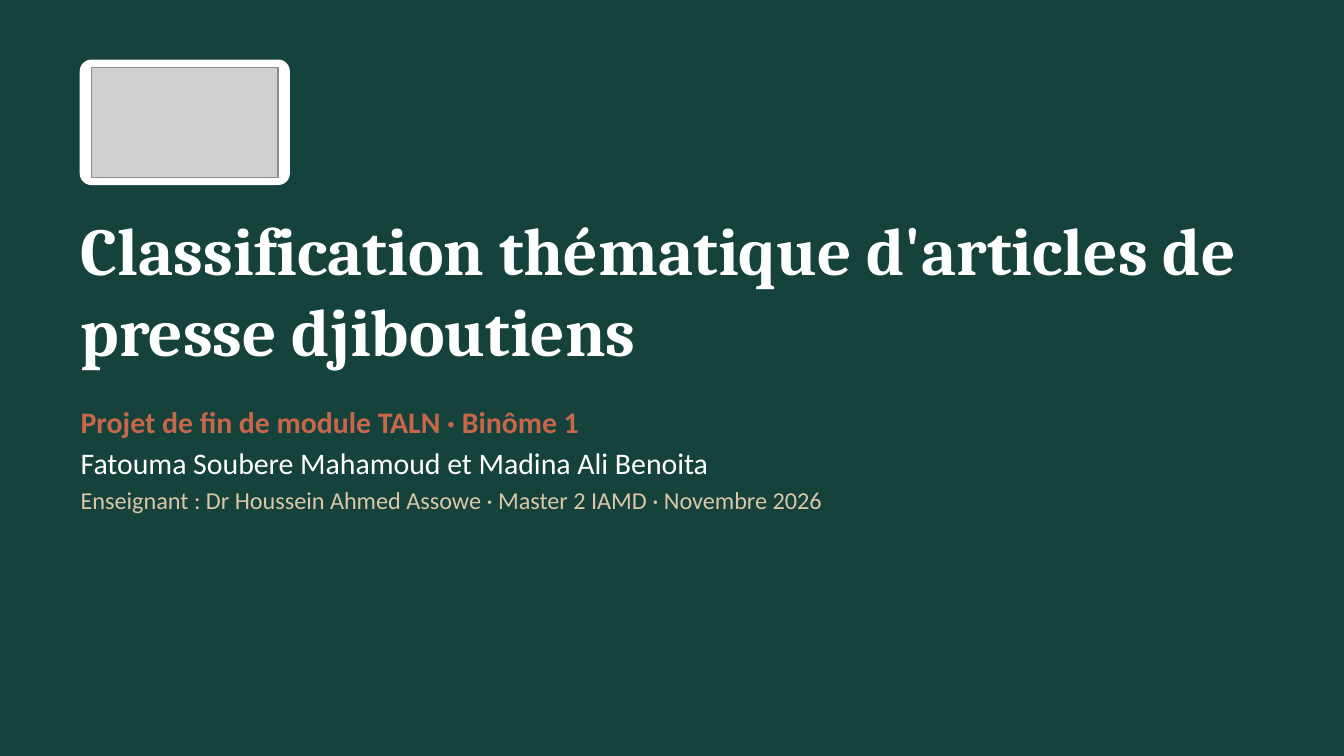
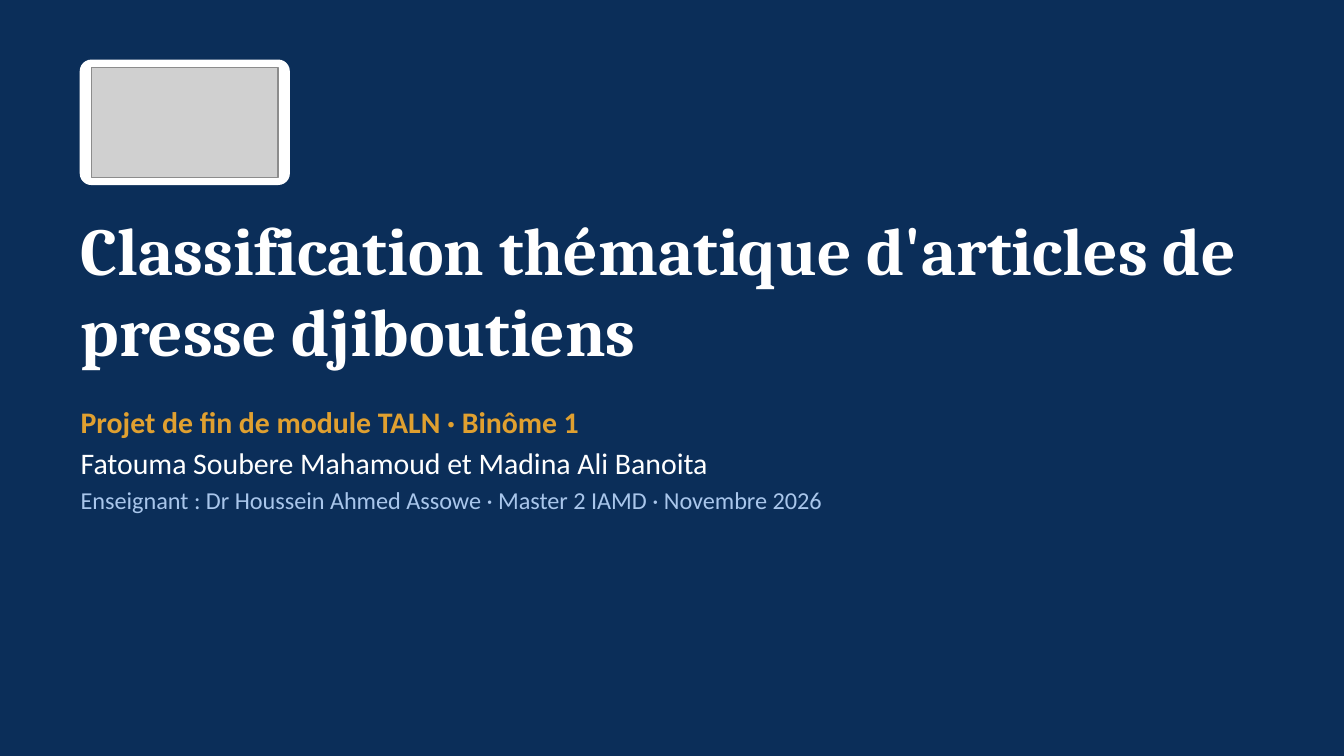
Before and after one commit to fatouu50/taln-classification-djibouti, a slide deck: slide 1 of rapport/Soutenance_TALN_Classification_thematique.pptx. Drawn at 1344x756 pixels with LibreOffice and Linux fonts; fonts in the diff are those of the drawing; grey boxes stand for pictures. Boxes give left, top, right and bottom in pixels: in the first picture for what was removed or moved away, otherwise in the second. Text is boxed around its words. In the diff, an @@ line names an element or a change of style, - is before the commit and + after.

```diff
--- a/rapport/Soutenance_TALN_Classification_thematique.pptx
+++ b/rapport/Soutenance_TALN_Classification_thematique.pptx
@@ background #16423C to #0B2E59 @@
@@ text at (x1=81, y1=412, x2=822, y2=513): text colour #C8664A to #E0A030 in "Projet de fin de module TALN · ..."; text colour #D9C7A7 to #A9C6EB in "Enseignant : Dr Houssein Ahmed Assowe · ..." @@
@@ text at (x1=81, y1=453, x2=708, y2=475): text changed @@
-Fatouma Soubere Mahamoud et Madina Ali Benoita
+Fatouma Soubere Mahamoud et Madina Ali Banoita
```
Also in this commit, not shown: 9 other slides changed, 2 slides added, 2 other files.
